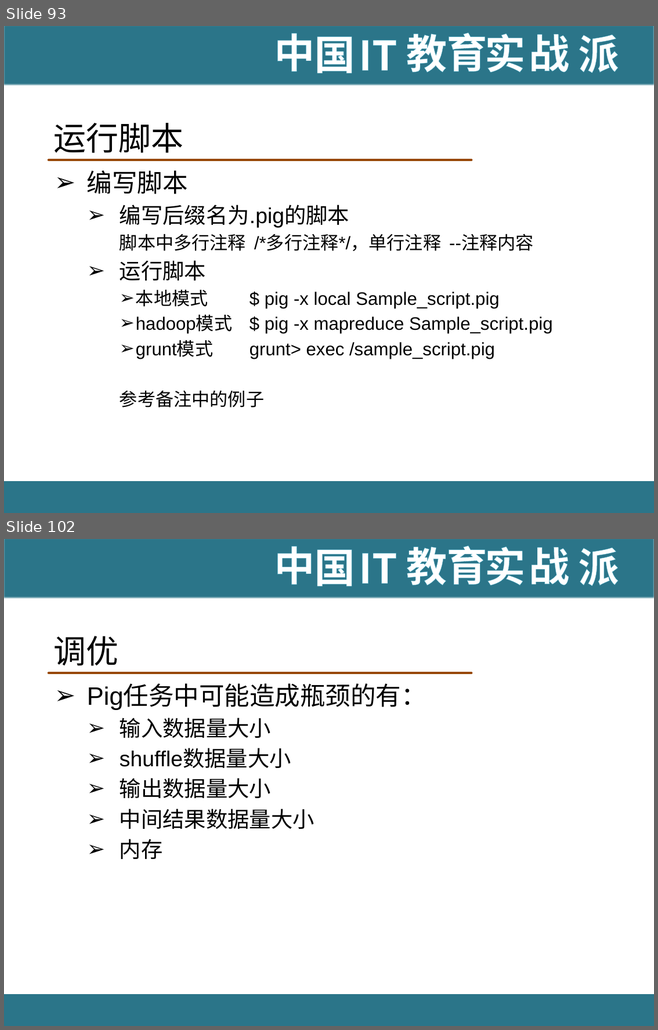
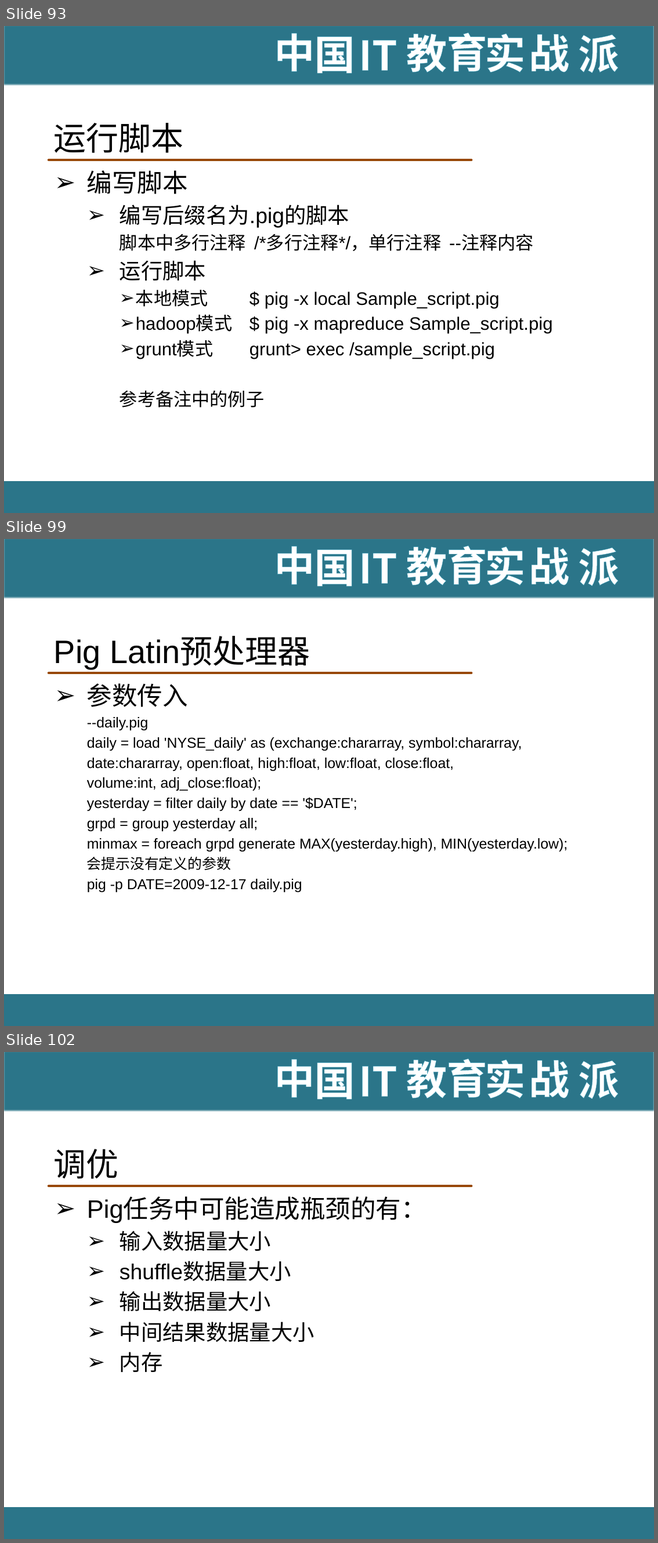
Before and after one commit to hanningxiao/BigData, a slide deck: [IT18掌www.it18zhang.com]Pig.pptx. Shown one above the other, each under a label of ours: slides 93 and 102 before the commit, slides 93, 99 and 102 after it; the slides between them are not shown. The pictures are 658x1030 and 658x1543 pixels, drawn with LibreOffice and Linux fonts; fonts in the diff are those of the drawing; background and template pictures are left out. Boxes give left, top, right and bottom in pixels: in the first picture for what was removed or moved away, otherwise in the second. Text is boxed around its words. In the diff, an @@ line names an element or a change of style, - is before the commit and + after.

```diff
--- a/[IT18掌www.it18zhang.com]Pig.pptx
+++ b/[IT18掌www.it18zhang.com]Pig.pptx
@@ slide 99 added at [4, 539, 654, 1026], background #FFFFFF; not listed: 11 template elements that a slide beside it also shows @@
@@ title added at [54, 637, 310, 668], 36 pt, text #000000 @@
+Pig Latin预处理器
@@ text added at [87, 683, 568, 892], 16 pt, text #000000 @@
+➢ 参数传入
+  --daily.pig
+  daily = load 'NYSE_daily' as (exchange:chararray, symbol:chararray,
+  date:chararray, open:float, high:float, low:float, close:float,
+  volume:int, adj_close:float);
+  yesterday = filter daily by date == '$DATE';
+  grpd = group yesterday all;
+  minmax = foreach grpd generate MAX(yesterday.high), MIN(yesterday.low);
+  会提示没有定义的参数
+  pig -p DATE=2009-12-17 daily.pig
```
Also in this commit, not shown: 14 slides changed, 3 slides removed.
